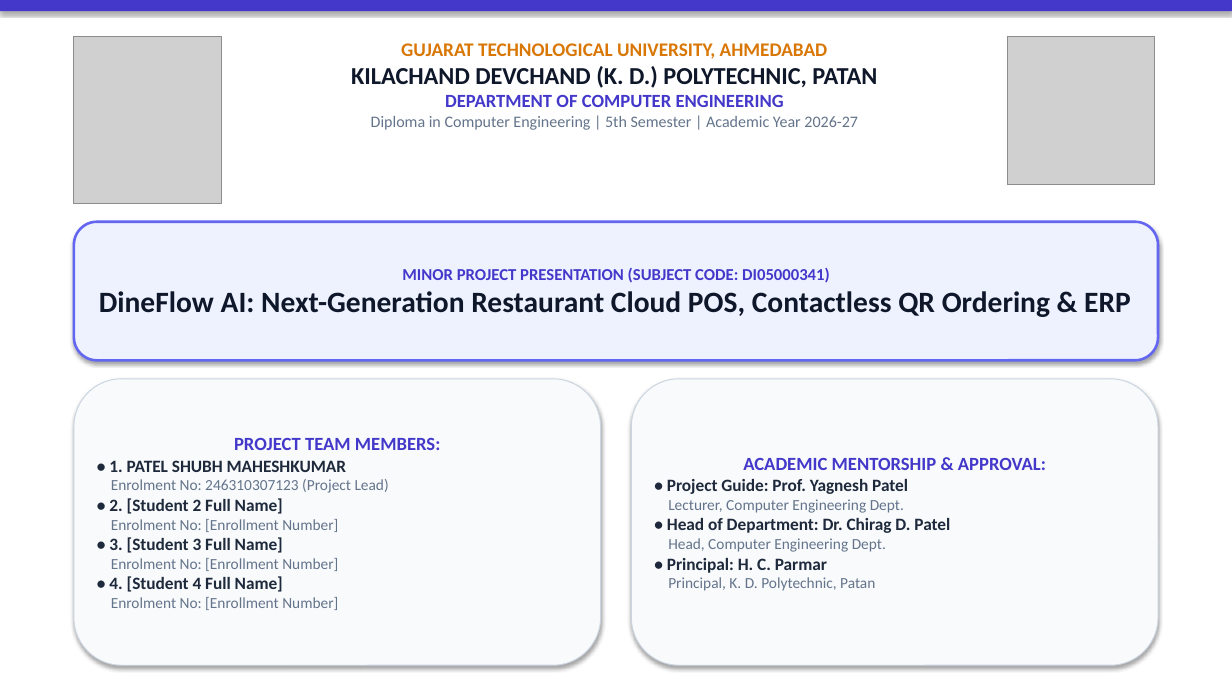
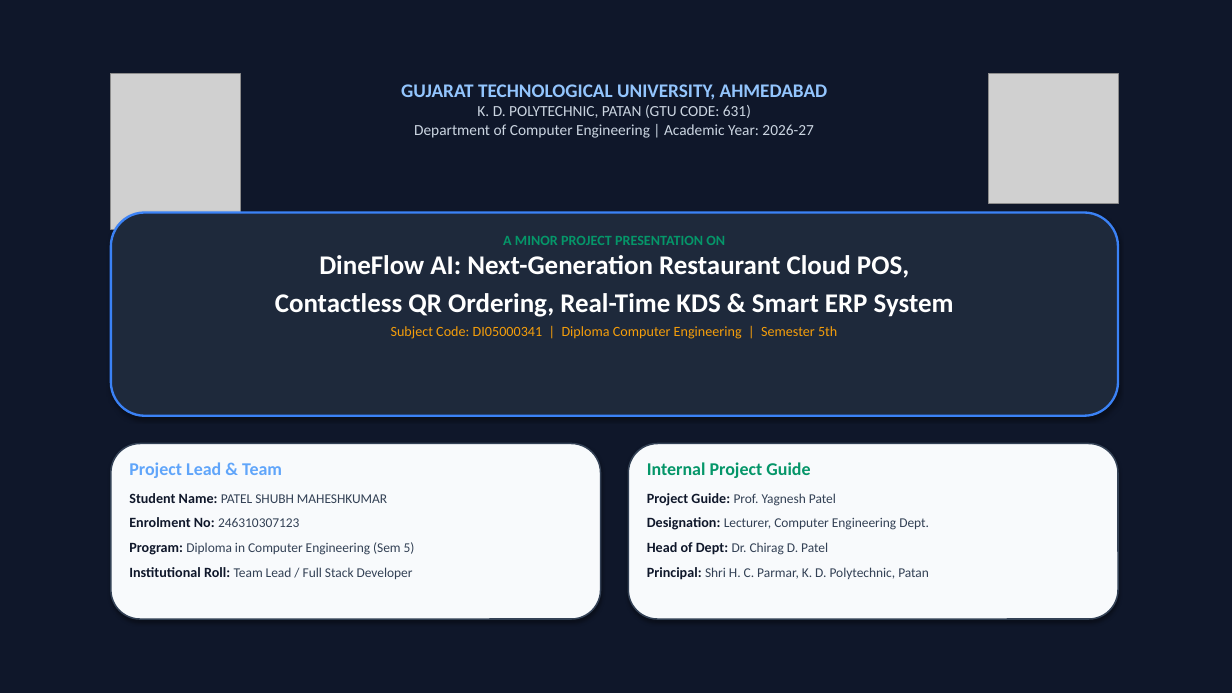
Before and after one commit to Shubh-Patel-07/DineFlow-AI, a slide deck: slide 1 of docs/DineFlow_AI_GTU_Minor_Project_Presentation.pptx. Drawn at 1232x693 pixels with LibreOffice and Linux fonts; fonts in the diff are those of the drawing; grey boxes stand for pictures. Boxes give left, top, right and bottom in pixels: in the first picture for what was removed or moved away, otherwise in the second. Text is boxed around its words. In the diff, an @@ line names an element or a change of style, - is before the commit and + after.

```diff
--- a/docs/DineFlow_AI_GTU_Minor_Project_Presentation.pptx
+++ b/docs/DineFlow_AI_GTU_Minor_Project_Presentation.pptx
@@ rectangle at bbox=[0, 0, 1232, 693]: fill #FFFFFF to #0F172A @@
@@ rectangle removed at bbox=[0, 0, 1232, 11] @@
@@ picture: place and size @@
-picture at bbox=[74, 37, 222, 203]
+picture at bbox=[111, 74, 240, 230]
@@ text "GUJARAT TECHNOLOGICAL UNIVERSITY, AHMEDABAD": place and size @@
-text "GUJARAT TECHNOLOGICAL UNIVERSITY, AHMEDABAD" at bbox=[351, 43, 877, 130]
+text "GUJARAT TECHNOLOGICAL UNIVERSITY, AHMEDABAD" at bbox=[401, 84, 828, 138]
@@ text at bbox=[401, 84, 828, 100]: text colour #D97706 to #93C5FD in "GUJARAT TECHNOLOGICAL UNIVERSITY, AHMEDABAD" @@
@@ picture: place and size @@
-picture at bbox=[1007, 37, 1155, 185]
+picture at bbox=[989, 74, 1118, 203]
@@ text at bbox=[414, 105, 813, 138]: text changed; size 12.5 to 12 pt; text colour #64748B to #CBD5E1; bold off @@
-KILACHAND DEVCHAND (K. D.) POLYTECHNIC, PATAN
-DEPARTMENT OF COMPUTER ENGINEERING
-Diploma in Computer Engineering | 5th Semester | Academic Year 2026-27
+K. D. POLYTECHNIC, PATAN (GTU CODE: 631)
+Department of Computer Engineering | Academic Year: 2026-27
@@ rounded rectangle added at bbox=[111, 213, 1118, 416], fill #1E293B, outline #3B82F6 1.8 pt @@
@@ text "A MINOR PROJECT PRESENTATION ON": place and size @@
-text "A MINOR PROJECT PRESENTATION ON" at bbox=[74, 222, 1158, 360]
+text "A MINOR PROJECT PRESENTATION ON" at bbox=[275, 236, 954, 339]
@@ text "A MINOR PROJECT PRESENTATION ON" at bbox=[275, 236, 954, 339]: vertical alignment middle to top; fill #EEF2FF to none; outline #6366F1 2 pt to none; shadow off @@
@@ text at bbox=[275, 236, 954, 339]: text changed; size 23 to 21 pt; text colour #0F172A to #FFFFFF @@
-MINOR PROJECT PRESENTATION (SUBJECT CODE: DI05000341)
-DineFlow AI: Next-Generation Restaurant Cloud POS, Contactless QR Ordering & ERP
+A MINOR PROJECT PRESENTATION ON
+DineFlow AI: Next-Generation Restaurant Cloud POS,
+Contactless QR Ordering, Real-Time KDS & Smart ERP System
+Subject Code: DI05000341 | Diploma Computer Engineering | Semester 5th
@@ text in rounded rectangle at bbox=[109, 438, 440, 610]: text removed @@
-PROJECT TEAM MEMBERS:
-• 1. PATEL SHUBH MAHESHKUMAR
-Enrolment No: 246310307123 (Project Lead)
-• 2. [Student 2 Full Name]
-Enrolment No: [Enrollment Number]
-• 3. [Student 3 Full Name]
-Enrolment No: [Enrollment Number]
-• 4. [Student 4 Full Name]
-Enrolment No: [Enrollment Number]
@@ rounded rectangle: place and size @@
-rounded rectangle at bbox=[74, 379, 601, 665]
+rounded rectangle at bbox=[111, 444, 601, 619]
@@ rounded rectangle at bbox=[111, 444, 601, 619]: outline #CBD5E1 0.75 pt to #334155 1.2 pt @@
@@ rounded rectangle added at bbox=[628, 444, 1118, 619], fill #F8FAFC, outline #334155 1.2 pt @@
@@ text added at bbox=[129, 462, 415, 579], 10.5 pt, text #334155 @@
+Project Lead & Team
+Student Name: PATEL SHUBH MAHESHKUMAR
+Enrolment No: 246310307123
+Program: Diploma in Computer Engineering (Sem 5)
+Institutional Roll: Team Lead / Full Stack Developer
@@ text at bbox=[647, 462, 929, 580]: text changed; size 12 to 10.5 pt; text colour #64748B to #334155; bold off @@
-ACADEMIC MENTORSHIP & APPROVAL:
-• Project Guide: Prof. Yagnesh Patel
-Lecturer, Computer Engineering Dept.
-• Head of Department: Dr. Chirag D. Patel
-Head, Computer Engineering Dept.
-• Principal: H. C. Parmar
-Principal, K. D. Polytechnic, Patan
+Internal Project Guide
+Project Guide: Prof. Yagnesh Patel
+Designation: Lecturer, Computer Engineering Dept.
+Head of Dept: Dr. Chirag D. Patel
+Principal: Shri H. C. Parmar, K. D. Polytechnic, Patan
@@ text "Internal Project Guide": place and size @@
-text "Internal Project Guide" at bbox=[631, 379, 1158, 665]
+text "Internal Project Guide" at bbox=[647, 462, 929, 580]
@@ text "Internal Project Guide" at bbox=[647, 462, 929, 580]: vertical alignment middle to top; fill #F8FAFC to none; outline #CBD5E1 0.75 pt to none; shadow off @@
```
Also in this commit, not shown: 17 slides added, 16 slides removed, 5 other files.
